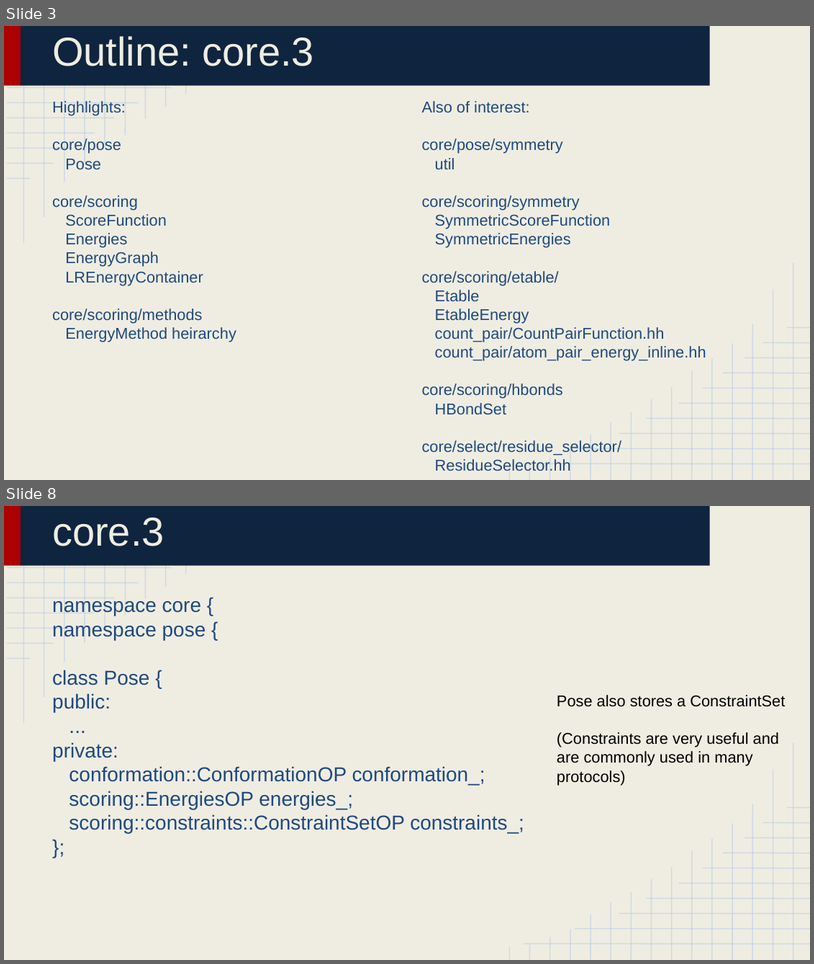
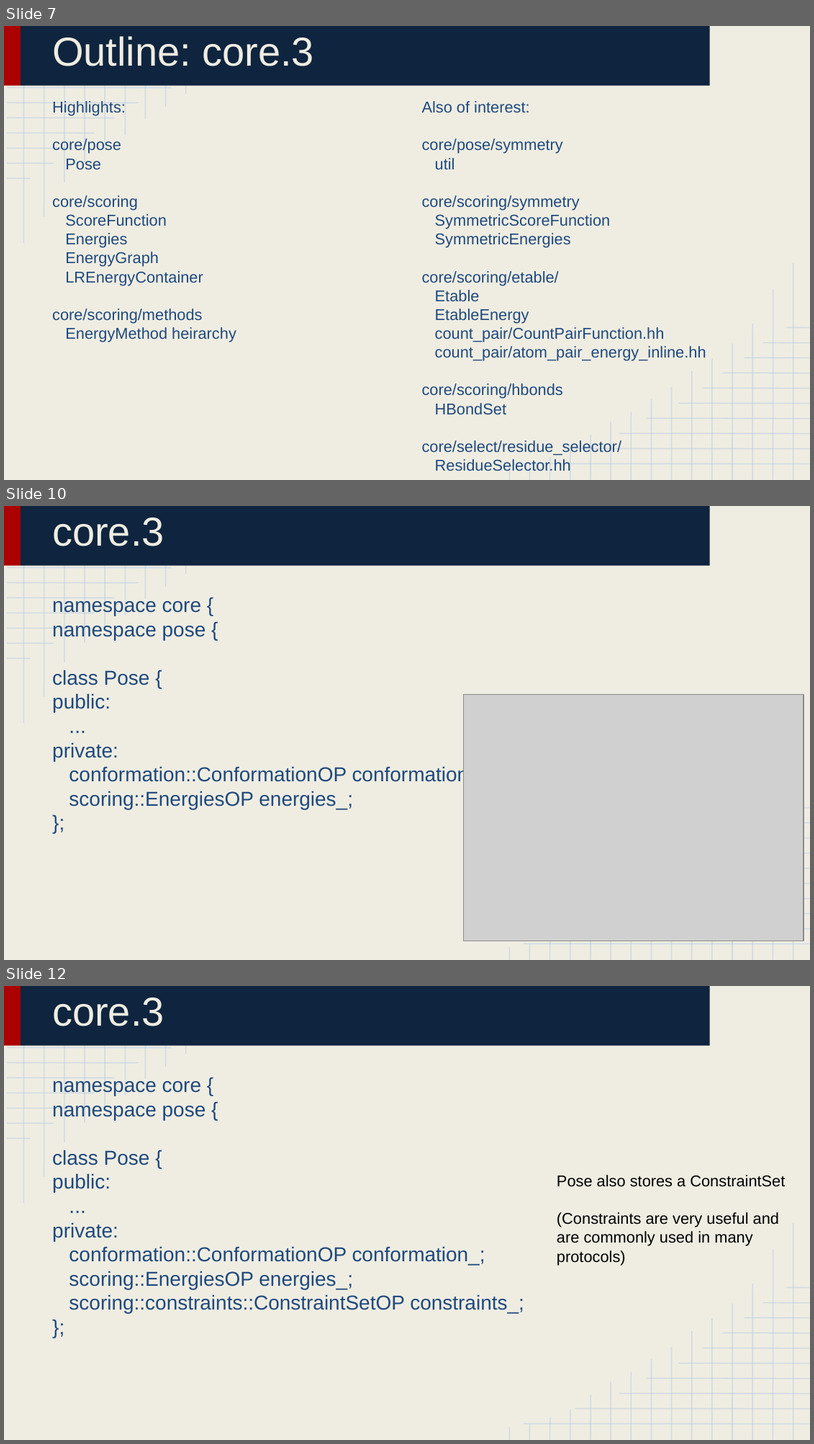
Before and after one commit to huabaiuw/prepare_bootcamp_2016_Aug, a slide deck: Lecture 4_ Library Structure 3.pptx. Shown one above the other, each under a label of ours: slides 3 and 8 before the commit, slides 7, 10 and 12 after it; the slides between them are not shown. The pictures are 814x964 and 814x1444 pixels, drawn with LibreOffice and Linux fonts; fonts in the diff are those of the drawing; grey boxes stand for pictures. Boxes give left, top, right and bottom in pixels: in the first picture for what was removed or moved away, otherwise in the second. Text is boxed around its words. In the diff, an @@ line names an element or a change of style, - is before the commit and + after.

```diff
--- a/Lecture 4_ Library Structure 3.pptx
+++ b/Lecture 4_ Library Structure 3.pptx
@@ slide 10 added at [4, 506, 810, 960], background #EFEDE2; not listed: 52 template elements that a slide beside it also shows @@
@@ title added at [52, 518, 165, 546], 36 pt, text #EFEDE2 @@
+core.3
@@ text added at [52, 597, 486, 809], 18 pt, text #1F497D @@
+namespace core {
+namespace pose {
+class Pose {
+public:
+...
+private:
+conformation::ConformationOP conformation_;
+scoring::EnergiesOP energies_;
+};
@@ picture added at [463, 694, 804, 940] @@
@@ what was slide 3 is now slide 7 @@
@@ what was slide 8 is now slide 12 @@
```
Also in this commit, not shown: 8 slides changed, 5 other slides added, 1 slide removed, 3 other files.
